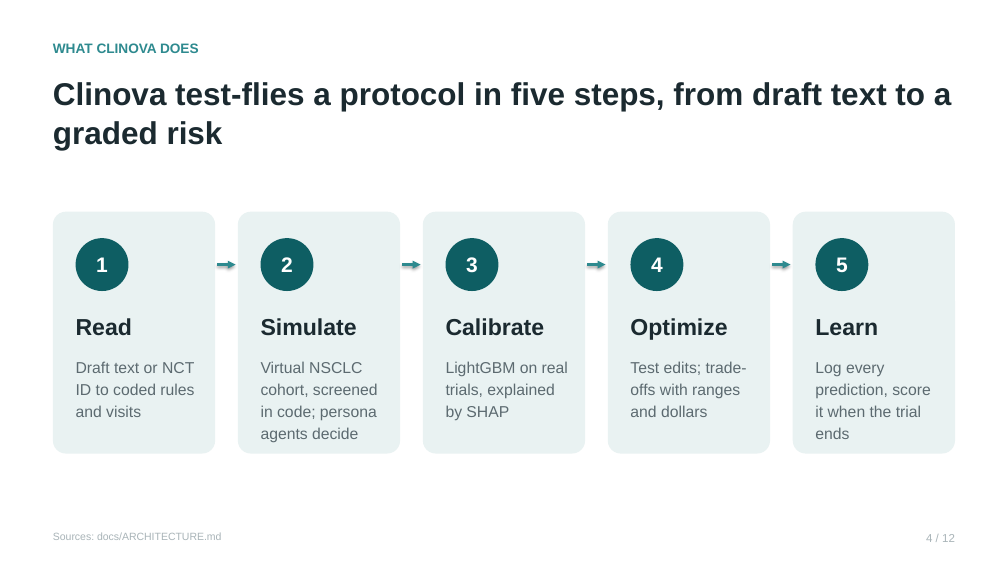
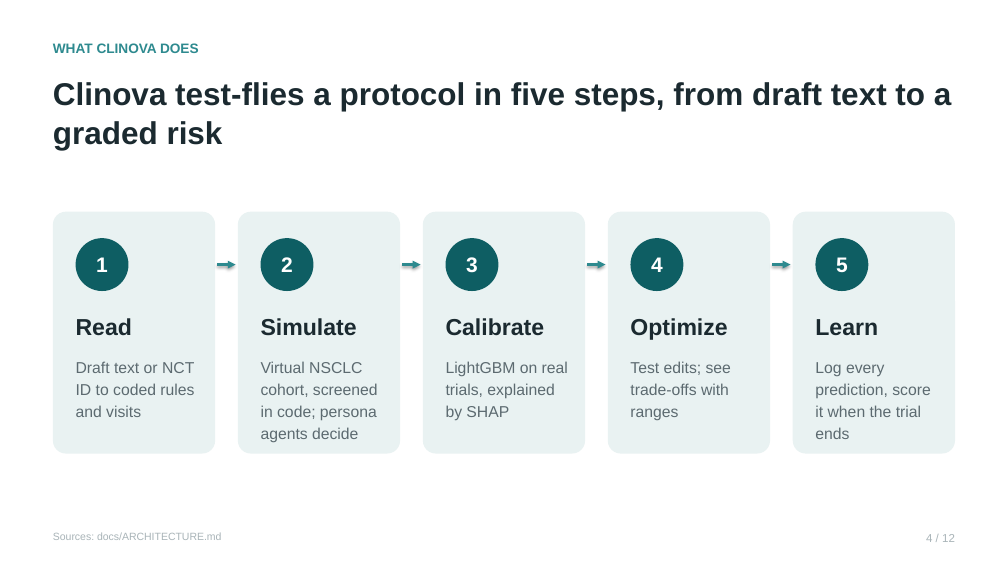
Before and after one commit to RaghulKS/Clinova, a slide deck: slide 4 of docs/deck/clinova.pptx. Drawn at 1008x567 pixels with LibreOffice and Linux fonts; fonts in the diff are those of the drawing. Boxes give left, top, right and bottom in pixels: in the first picture for what was removed or moved away, otherwise in the second. Text is boxed around its words. In the diff, an @@ line names an element or a change of style, - is before the commit and + after.

```diff
--- a/docs/deck/clinova.pptx
+++ b/docs/deck/clinova.pptx
@@ text at [630, 361, 731, 420]: text changed @@
-Test edits; trade-offs with ranges and dollars
+Test edits; see trade-offs with ranges
```
Also in this commit, not shown: 3 other slides changed, 11 other files.
